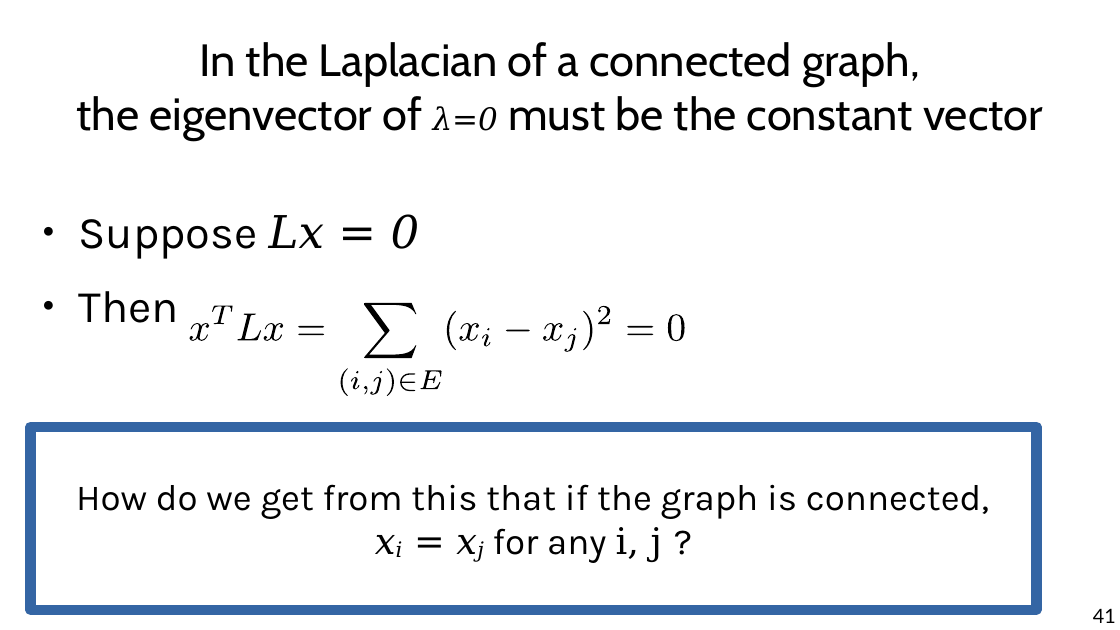
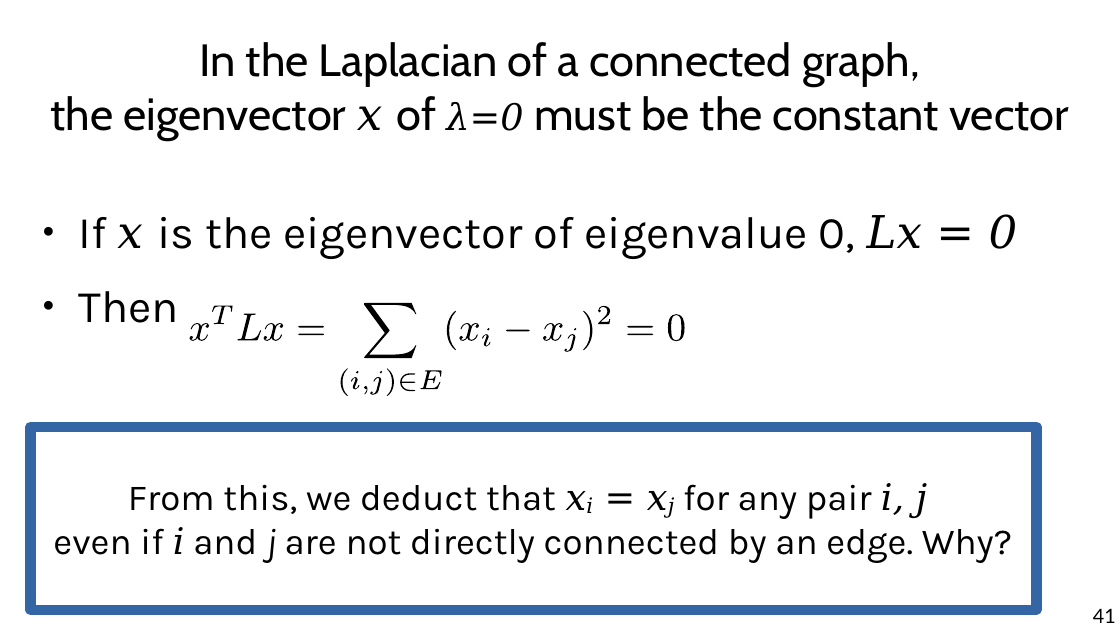
Before and after one commit to chatox/networks-science-course, a slide deck: slide 41 of theory/odp/tt22-spectral_graph_embedding.odp. Drawn at 1120x630 pixels with LibreOffice and Linux fonts; fonts in the diff are those of the drawing. Boxes give left, top, right and bottom in pixels: in the first picture for what was removed or moved away, otherwise in the second. Text is boxed around its words. In the diff, an @@ line names an element or a change of style, - is before the commit and + after.

```diff
--- a/theory/odp/tt22-spectral_graph_embedding.odp
+++ b/theory/odp/tt22-spectral_graph_embedding.odp
@@ title at [50, 42, 1069, 141]: text changed @@
-In the Laplacian of a connected graph,
-the eigenvector of λ=0 must be the constant vector
+In the Laplacian of a connected graph,
+the eigenvector x of λ=0 must be the constant vector
@@ text at [78, 214, 1018, 259]: text changed @@
-● Suppose Lx = 0
+● If x is the eigenvector of eigenvalue 0, Lx = 0
@@ text in rectangle at [53, 483, 1012, 563]: text changed @@
-How do we get from this that if the graph is connected,
-xi = xj for any i, j ?
+From this, we deduct that xi = xj for any pair i, j
+even if i and j are not directly connected by an edge. Why?
```
Also in this commit, not shown: 25 other slides changed, 1 other file.
